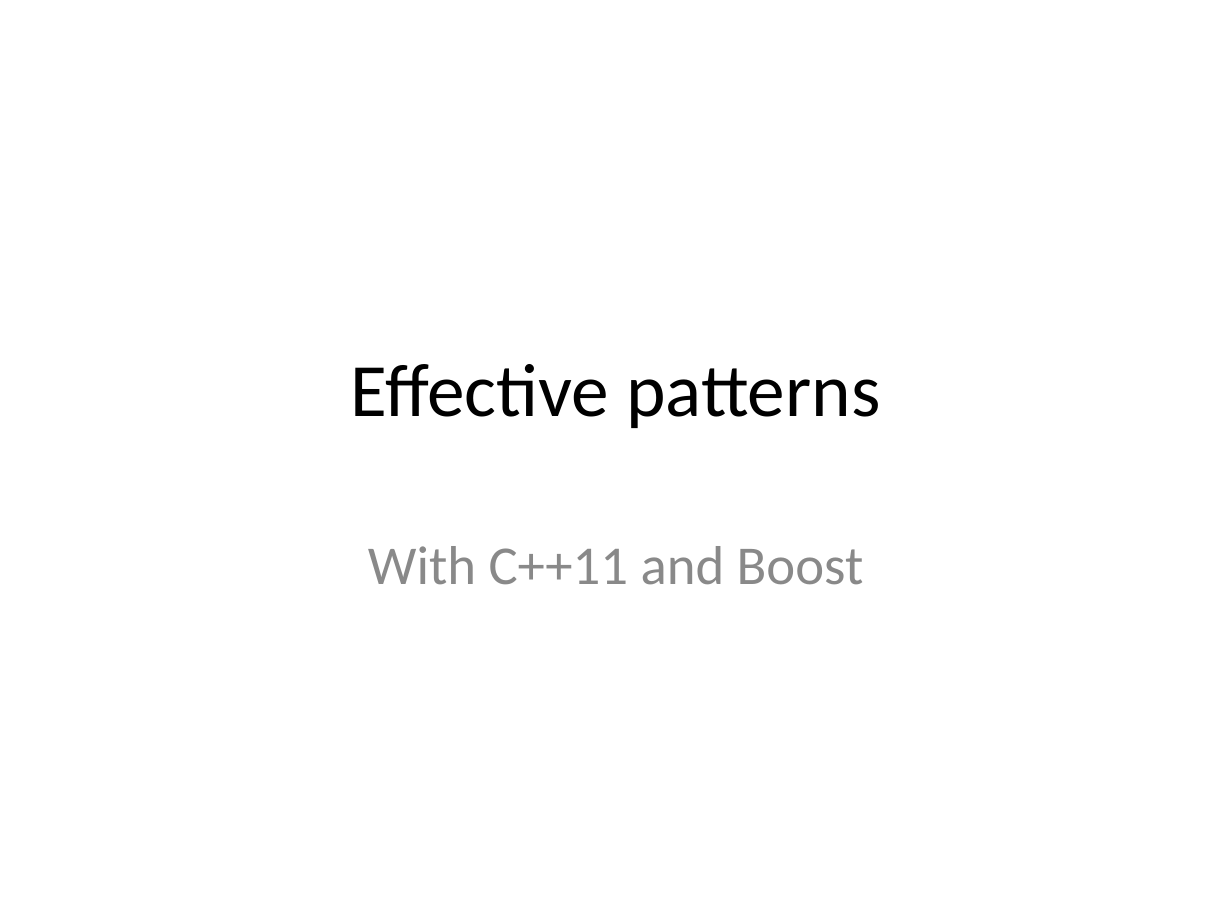
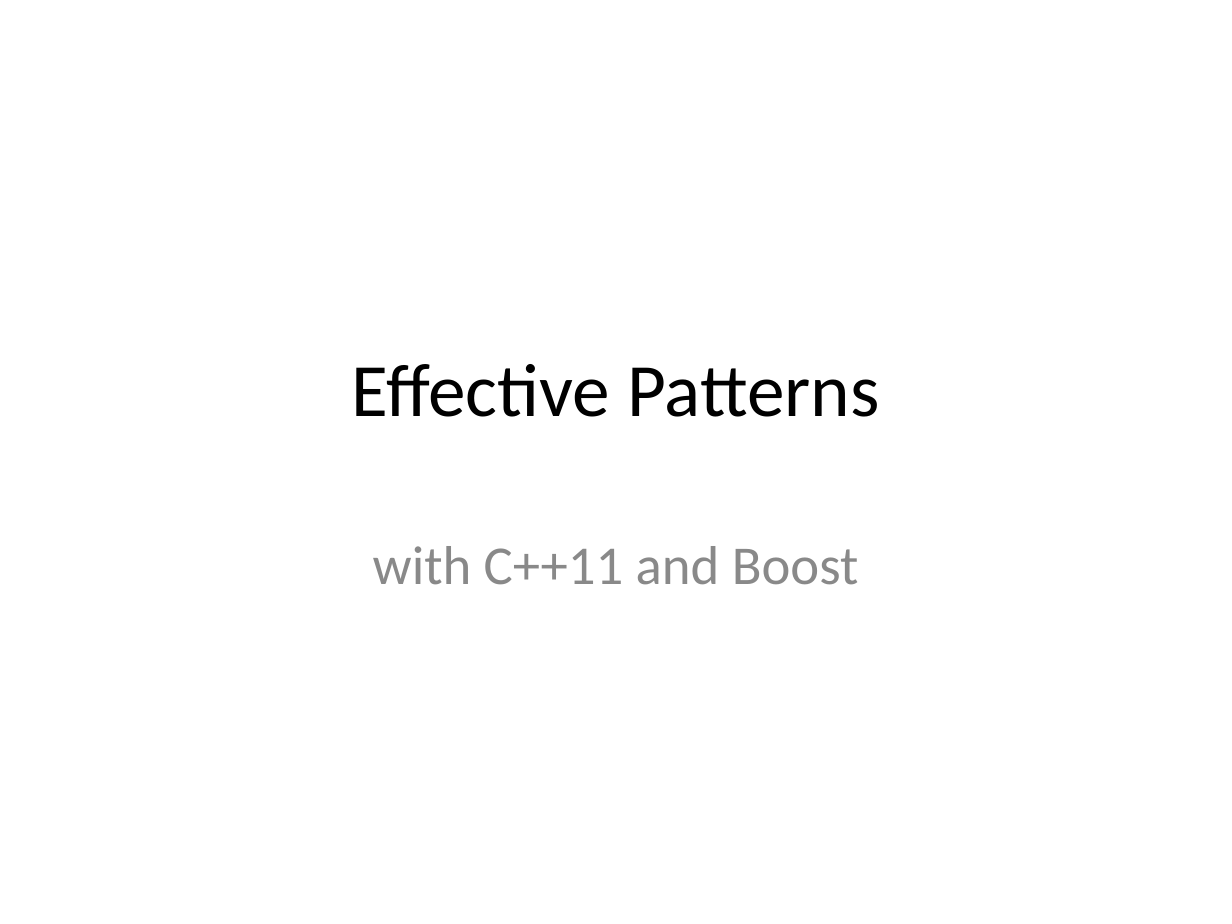
Before and after one commit to kamyu104/GofPatterns, a slide deck: slide 1 of Effective patterns.ppt. Drawn at 1232x924 pixels with LibreOffice and Linux fonts; fonts in the diff are those of the drawing. Boxes give left, top, right and bottom in pixels: in the first picture for what was removed or moved away, otherwise in the second. Text is boxed around its words. In the diff, an @@ line names an element or a change of style, - is before the commit and + after.

```diff
--- a/Effective patterns.ppt
+++ b/Effective patterns.ppt
@@ title at (352,364,880,417): text changed @@
-Effective patterns
+Effective Patterns
@@ subtitle at (373,546,859,585): text changed @@
-With C++11 and Boost
+with C++11 and Boost
```
Also in this commit, not shown: 5 other slides changed, 27 slides added, 19 slides removed, 4 other files.
